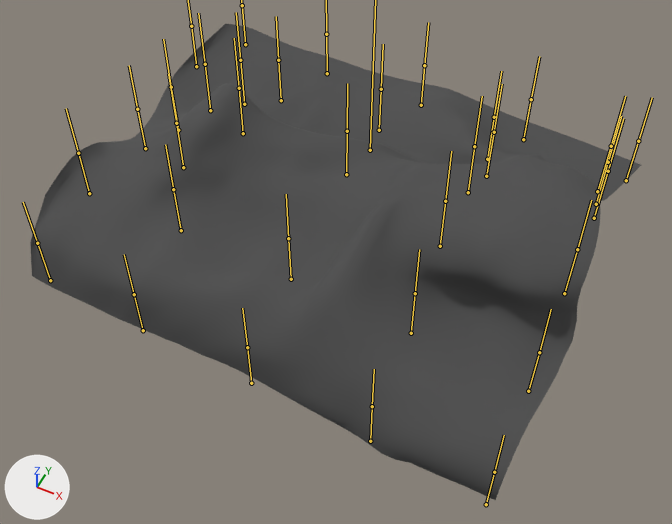
Renders of the FBX model care-up/Assets/Resources_moved/Models/Blanket3.fbx from each side of a commit.
The view is the same before and after, from a 50 mm lens placed at (0.91, -2.06, 1.97), pointed at (-0.05, -0.14, -0.42). Lighting does not change. The marker at lower left points along +X, +Y and +Z. The bones that bend it are drawn over the model as lines.

Objects in the first picture: 'Blanket3_Mesh'.
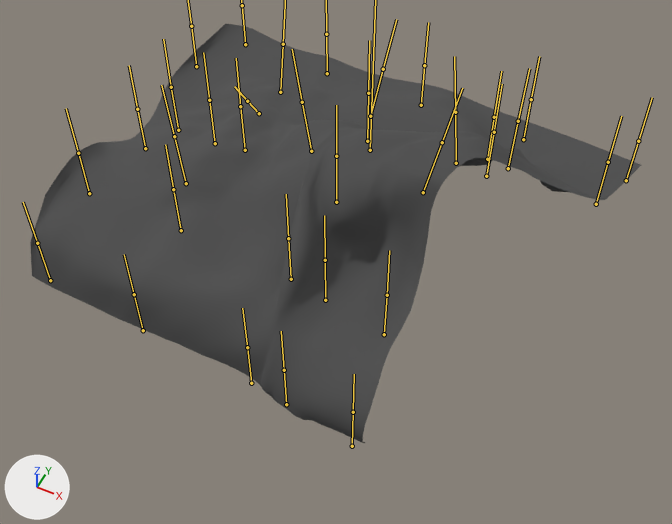
The newer file adds an action. The first version stands in its rest pose; the second is drawn at frame 501 of the action 'Blanket3_Armature|0004_Blanket3_WoundCare_RemovingUnderwear'.

What differs and where, as boxes (x1, y1, x2, y2) in the pictures (672 x 524 px):
'Blanket3_Mesh', posed (12% shorter): before (30, 24, 641, 500); after (30, 24, 641, 443)
bone 'Bone.005', root to tip: before (594, 218) to (608, 171); after (456, 163) to (455, 112)
bone 'Bone.006', root to tip: before (468, 192) to (474, 146); after (367, 141) to (368, 93)
bone 'Bone.007', root to tip: before (346, 174) to (347, 131); after (311, 151) to (302, 102)
bone 'Bone.008', root to tip: before (210, 110) to (205, 64); after (215, 143) to (209, 100)
bone 'Bone.010', root to tip: before (486, 504) to (494, 472); after (352, 446) to (353, 412)
bone 'Bone.013', root to tip: before (370, 441) to (372, 406); after (286, 404) to (284, 370)
bone 'Bone.016', root to tip: before (379, 130) to (381, 89); after (370, 116) to (383, 69)
bone 'Bone.019', root to tip: before (281, 100) to (278, 60); after (280, 92) to (283, 44)
bone 'Bone.020', root to tip: before (528, 391) to (539, 352); after (384, 334) to (387, 295)
bone 'Bone.023', root to tip: before (411, 333) to (415, 293); after (325, 300) to (325, 260)
bone 'Bone.025', root to tip: before (243, 133) to (239, 88); after (245, 150) to (240, 106)
bone 'Bone.027', root to tip: before (244, 104) to (240, 60); after (259, 113) to (247, 101)
bone 'Bone.028', root to tip: before (183, 167) to (176, 123); after (186, 183) to (174, 136)
bone 'Bone.029', root to tip: before (597, 191) to (611, 146); after (508, 168) to (518, 121)
bone 'Bone.031', root to tip: before (564, 293) to (577, 249); after (423, 192) to (442, 142)
bone 'Bone.032', root to tip: before (440, 246) to (445, 201); after (336, 202) to (336, 156)

The change, as a list of edits to the scene's bpy script:
```text
Change bone_bone_005:
    where bone_bone_005 = bpy.data.objects['Blanket3_Armature'].pose.bones['Bone.005']
    bone_bone_005.location: (0.0, 0.0, 0.0) -> (-0.447, 0.033, -0.009)
    bone_bone_005.rotation_quaternion: (1.0, 0.0, 0.0, 0.0) -> (0.971, 0.005, -0.229, 0.063)  # degrees (0, 0, 0) -> degrees (-1, -26, 8)
Change bone_bone_006:
    where bone_bone_006 = bpy.data.objects['Blanket3_Armature'].pose.bones['Bone.006']
    bone_bone_006.location: (0.0, 0.0, 0.0) -> (-0.351, 0.076, 0.0)
Change bone_bone_007:
    where bone_bone_007 = bpy.data.objects['Blanket3_Armature'].pose.bones['Bone.007']
    bone_bone_007.location: (0.0, 0.0, 0.0) -> (-0.132, 0.053, 0.0)
    bone_bone_007.rotation_quaternion: (1.0, 0.0, 0.0, 0.0) -> (0.995, -0.032, 0.003, 0.095)  # degrees (0, 0, 0) -> degrees (-4, 1, 11)
Change bone_bone_008:
    where bone_bone_008 = bpy.data.objects['Blanket3_Armature'].pose.bones['Bone.008']
    bone_bone_008.location: (0.0, 0.0, 0.0) -> (0.0, -0.146, 0.0)
Change bone_bone_010:
    where bone_bone_010 = bpy.data.objects['Blanket3_Armature'].pose.bones['Bone.010']
    bone_bone_010.location: (0.0, 0.0, 0.0) -> (-0.432, 0.0, 0.0)
Change bone_bone_013:
    where bone_bone_013 = bpy.data.objects['Blanket3_Armature'].pose.bones['Bone.013']
    bone_bone_013.location: (0.0, 0.0, 0.0) -> (-0.292, 0.0, 0.0)
Change bone_bone_016:
    where bone_bone_016 = bpy.data.objects['Blanket3_Armature'].pose.bones['Bone.016']
    bone_bone_016.location: (0.0, 0.0, 0.0) -> (-0.036, 0.054, 0.0)
    bone_bone_016.rotation_quaternion: (1.0, 0.0, 0.0, 0.0) -> (0.989, -0.138, 0.02, -0.054)  # degrees (0, 0, 0) -> degrees (-16, 1, -7)
Change bone_bone_019:
    where bone_bone_019 = bpy.data.objects['Blanket3_Armature'].pose.bones['Bone.019']
    bone_bone_019.location: (0.0, 0.0, 0.0) -> (0.0, 0.042, 0.0)
    bone_bone_019.rotation_quaternion: (1.0, 0.0, 0.0, 0.0) -> (0.988, -0.144, -0.037, 0.032)  # degrees (0, 0, 0) -> degrees (-17, -4, 4)
Change bone_bone_020:
    where bone_bone_020 = bpy.data.objects['Blanket3_Armature'].pose.bones['Bone.020']
    bone_bone_020.location: (0.0, 0.0, 0.0) -> (-0.462, 0.0, 0.0)
Change bone_bone_023:
    where bone_bone_023 = bpy.data.objects['Blanket3_Armature'].pose.bones['Bone.023']
    bone_bone_023.location: (0.0, 0.0, 0.0) -> (-0.295, 0.0, 0.0)
Change bone_bone_025:
    where bone_bone_025 = bpy.data.objects['Blanket3_Armature'].pose.bones['Bone.025']
    bone_bone_025.location: (0.0, 0.0, 0.0) -> (0.0, -0.075, 0.0)
Change bone_bone_027:
    where bone_bone_027 = bpy.data.objects['Blanket3_Armature'].pose.bones['Bone.027']
    bone_bone_027.location: (0.0, 0.0, 0.0) -> (0.032, -0.062, -0.042)
    bone_bone_027.rotation_quaternion: (1.0, 0.0, 0.0, 0.0) -> (0.938, 0.325, 0.114, -0.043)  # degrees (0, 0, 0) -> degrees (38, 14, 0)
Change bone_bone_028:
    where bone_bone_028 = bpy.data.objects['Blanket3_Armature'].pose.bones['Bone.028']
    bone_bone_028.location: (0.0, 0.0, 0.0) -> (0.0, -0.074, 0.0)
    bone_bone_028.rotation_quaternion: (1.0, 0.0, 0.0, 0.0) -> (0.997, -0.034, -0.005, 0.073)  # degrees (0, 0, 0) -> degrees (-4, 0, 8)
Change bone_bone_029:
    where bone_bone_029 = bpy.data.objects['Blanket3_Armature'].pose.bones['Bone.029']
    bone_bone_029.location: (0.0, 0.0, 0.0) -> (-0.288, 0.009, 0.036)
    bone_bone_029.rotation_quaternion: (1.0, 0.0, 0.0, 0.0) -> (0.999, -0.034, 0.007, -0.002)  # degrees (0, 0, 0) -> degrees (-4, 1, 0)
Change bone_bone_031:
    where bone_bone_031 = bpy.data.objects['Blanket3_Armature'].pose.bones['Bone.031']
    bone_bone_031.location: (0.0, 0.0, 0.0) -> (-0.508, 0.077, -0.129)
    bone_bone_031.rotation_quaternion: (1.0, 0.0, 0.0, 0.0) -> (0.981, -0.119, -0.138, -0.063)  # degrees (0, 0, 0) -> degrees (-13, -17, -5)
Change bone_bone_032:
    where bone_bone_032 = bpy.data.objects['Blanket3_Armature'].pose.bones['Bone.032']
    bone_bone_032.location: (0.0, 0.0, 0.0) -> (-0.349, 0.033, 0.0)
```
